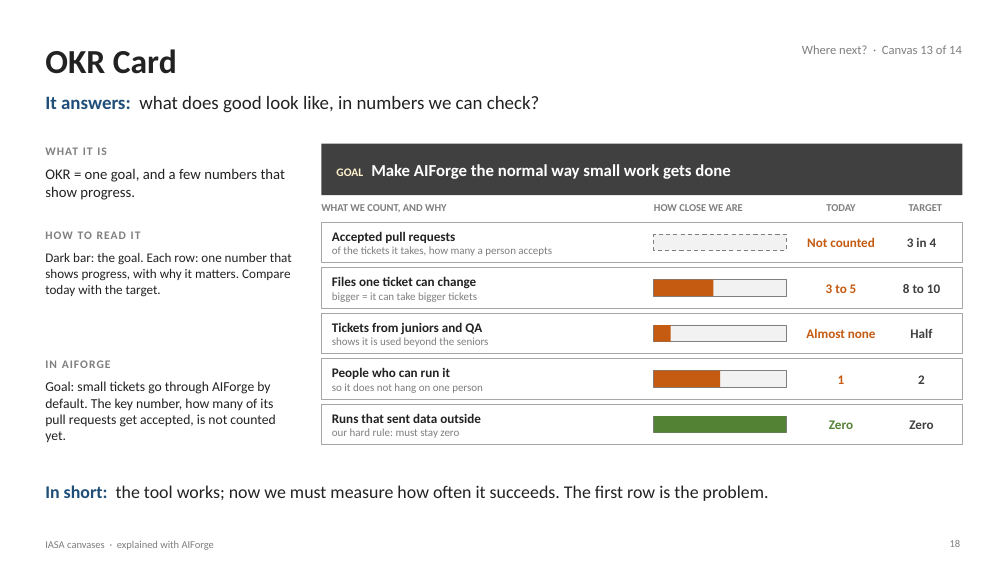
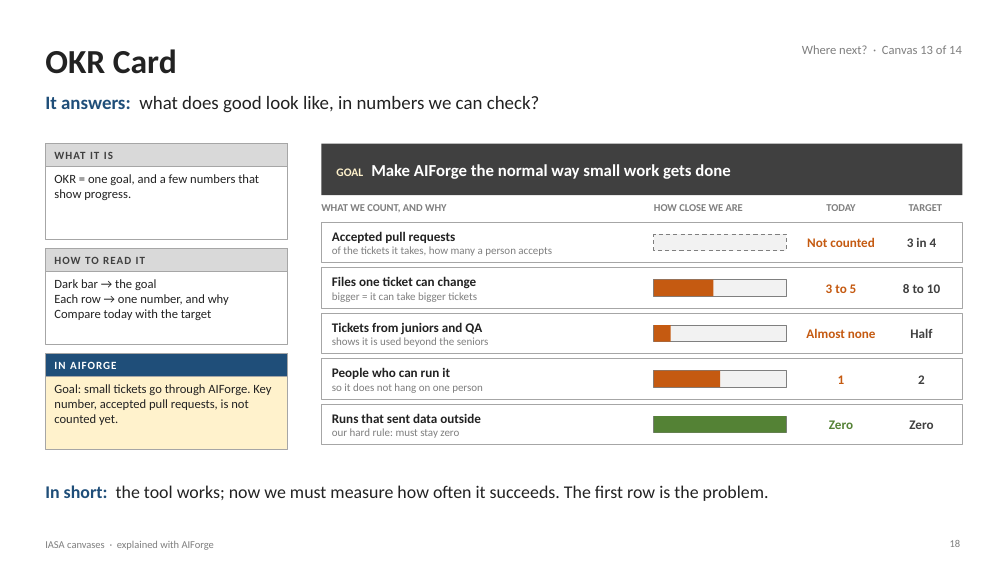
Before and after one commit to Manikanta-Reddy-Pasala/tools, a slide deck: slide 18 of course/iasa-aiforge/IASA-Canvases-with-AIForge.pptx. Drawn at 1008x567 pixels with LibreOffice and Linux fonts; fonts in the diff are those of the drawing. Boxes give left, top, right and bottom in pixels: in the first picture for what was removed or moved away, otherwise in the second. Text is boxed around its words. In the diff, an @@ line names an element or a change of style, - is before the commit and + after.

```diff
--- a/course/iasa-aiforge/IASA-Canvases-with-AIForge.pptx
+++ b/course/iasa-aiforge/IASA-Canvases-with-AIForge.pptx
@@ rectangle added at (x1=45, y1=144, x2=287, y2=240), fill #FFFFFF, outline #A6A6A6 0.75 pt @@
@@ rectangle added at (x1=45, y1=144, x2=287, y2=166), fill #D9D9D9, outline #A6A6A6 0.75 pt @@
@@ text "WHAT IT IS" moved from (x1=45, y1=147, x2=107, y2=155) to (x1=54, y1=152, x2=113, y2=159) @@
@@ text "WHAT IT IS" at (x1=54, y1=152, x2=113, y2=159): size 11 to 10.5 pt, text colour #7F7F7F to #404040; vertical alignment top to middle @@
@@ text "OKR = one goal, and ..." moved from (x1=45, y1=168, x2=285, y2=200) to (x1=54, y1=174, x2=259, y2=200) @@
@@ text "OKR = one goal, and ..." at (x1=54, y1=174, x2=259, y2=200): size 14 to 12 pt @@
@@ rectangle added at (x1=45, y1=249, x2=287, y2=345), fill #FFFFFF, outline #A6A6A6 0.75 pt @@
@@ rectangle added at (x1=45, y1=249, x2=287, y2=271), fill #D9D9D9, outline #A6A6A6 0.75 pt @@
@@ text "HOW TO READ IT" at (x1=54, y1=257, x2=145, y2=264): size 11 to 10.5 pt, text colour #7F7F7F to #404040; vertical alignment top to middle @@
@@ text "HOW TO READ IT" moved from (x1=45, y1=231, x2=141, y2=239) to (x1=54, y1=257, x2=145, y2=264) @@
@@ text at (x1=54, y1=279, x2=229, y2=320): text changed; size 12.5 to 12 pt @@
-Dark bar: the goal. Each row: one number that shows progress, with why it matters. Compare today with the target.
+Dark bar → the goal
+Each row → one number, and why
+Compare today with the target
@@ rectangle added at (x1=45, y1=354, x2=287, y2=450), fill #FFF2CC, outline #A6A6A6 0.75 pt @@
@@ rectangle added at (x1=45, y1=354, x2=287, y2=377), fill #1F4E79, outline #A6A6A6 0.75 pt @@
@@ text "IN AIFORGE" moved from (x1=45, y1=360, x2=111, y2=368) to (x1=54, y1=361, x2=116, y2=369) @@
@@ text "IN AIFORGE" at (x1=54, y1=361, x2=116, y2=369): size 11 to 10.5 pt, text colour #7F7F7F to #FFFFFF; vertical alignment top to middle @@
@@ text at (x1=54, y1=384, x2=271, y2=425): text changed; size 13 to 12 pt @@
-Goal: small tickets go through AIForge by default. The key number, how many of its pull requests get accepted, is not counted yet.
+Goal: small tickets go through AIForge. Key number, accepted pull requests, is not counted yet.
```
Also in this commit, not shown: 13 other slides changed, 2 other files.
